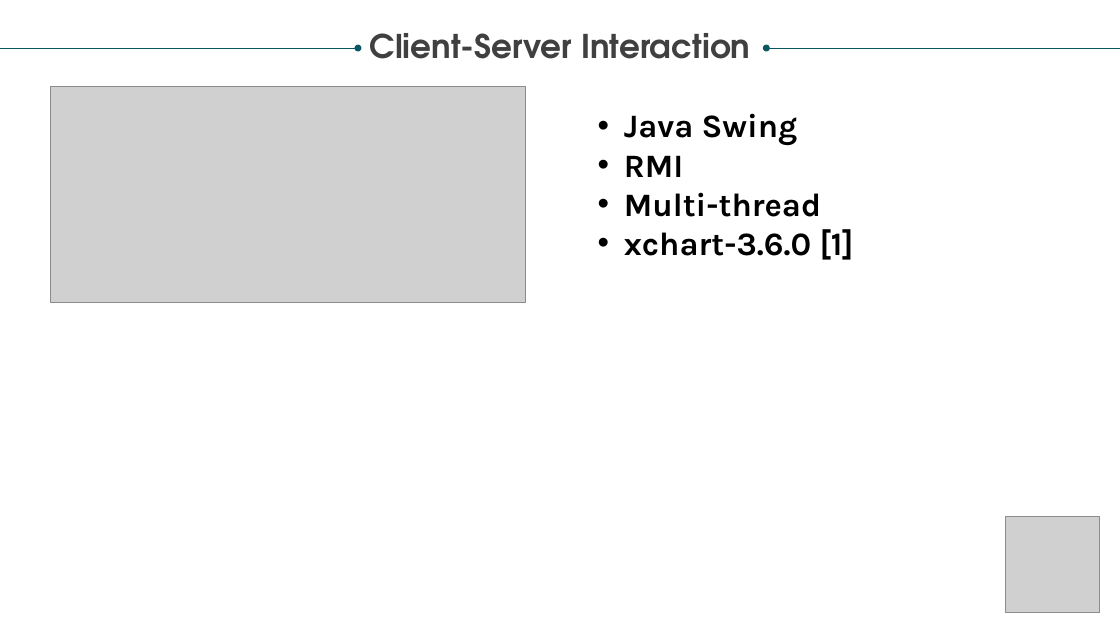
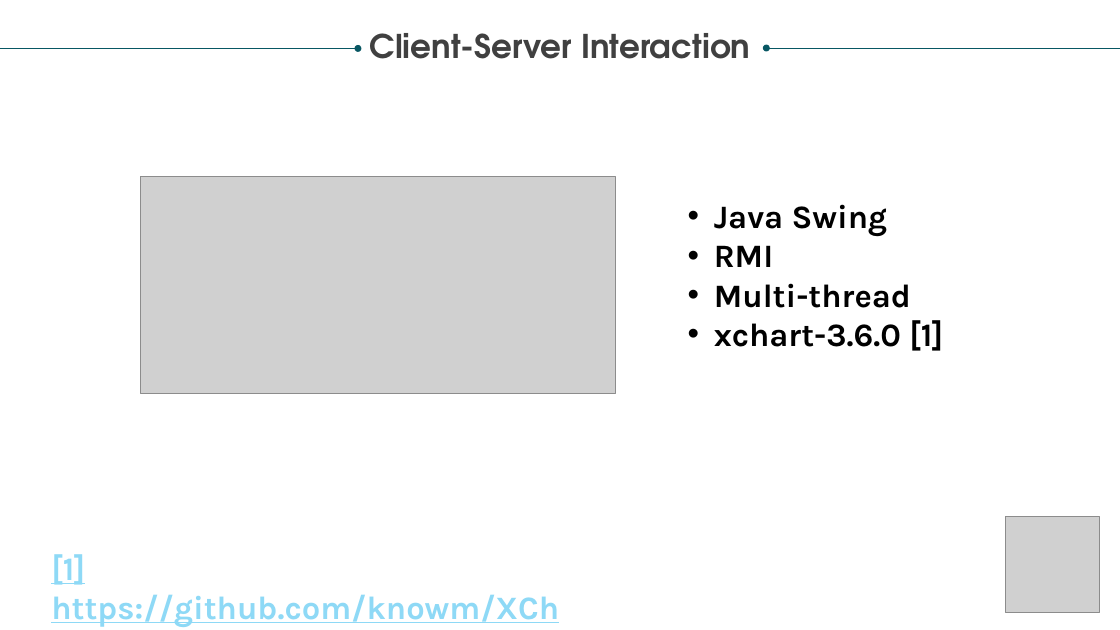
Before and after one commit to PippoGit/DistributedHashBreaker, a slide deck: slide 6 of Distributed Hash-breaker.pptx. Drawn at 1120x630 pixels with LibreOffice and Linux fonts; fonts in the diff are those of the drawing; grey boxes stand for pictures. Boxes give left, top, right and bottom in pixels: in the first picture for what was removed or moved away, otherwise in the second. Text is boxed around its words. In the diff, an @@ line names an element or a change of style, - is before the commit and + after.

```diff
--- a/Distributed Hash-breaker.pptx
+++ b/Distributed Hash-breaker.pptx
@@ picture: place and size @@
-picture at <box>50,86,526,302</box>
+picture at <box>140,177,616,394</box>
@@ text "Java Swing": place and size @@
-text "Java Swing" at <box>624,113,854,260</box>
+text "Java Swing" at <box>714,204,943,351</box>
@@ text added at <box>51,554,559,627</box>, 28 pt, text #8ED9F6, bold, underline @@
+[1] https://github.com/knowm/XChart
```
Also in this commit, not shown: 3 other slides changed, 3 slides added.
